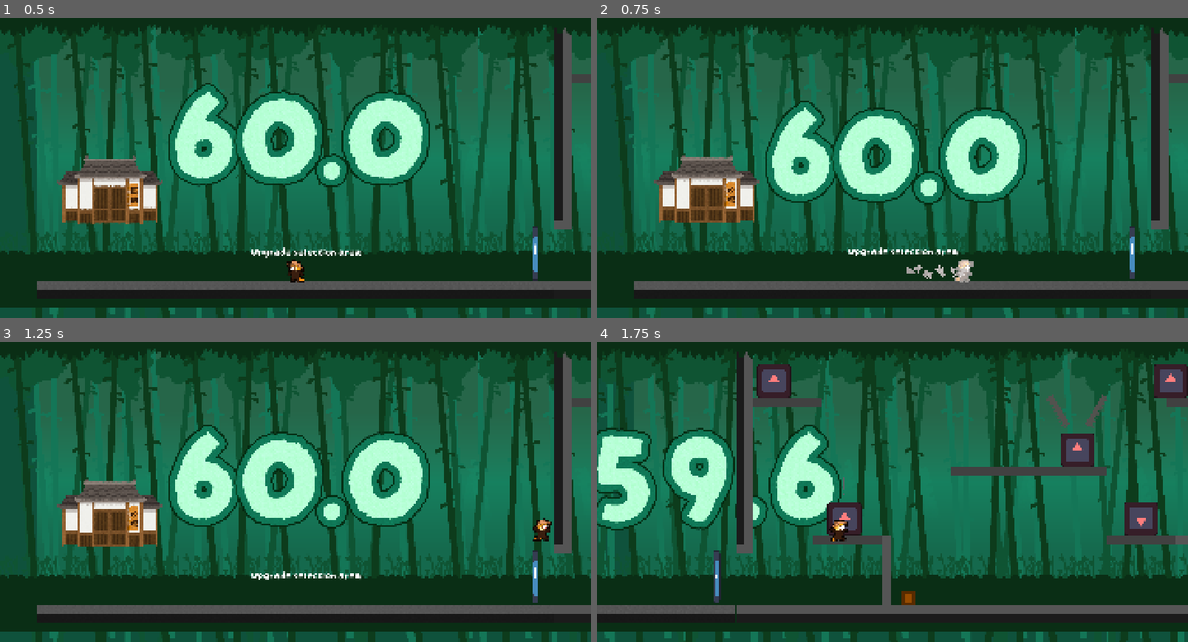
Above: before the commit, frames 1-4 (two rows, left to right).
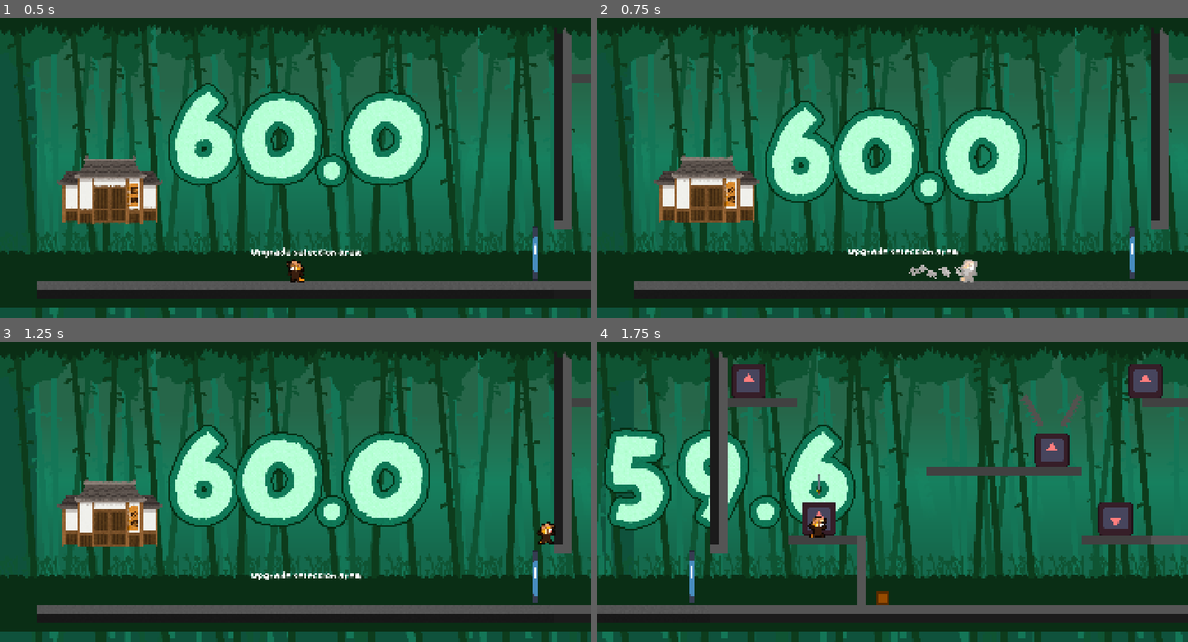
Above: after the commit, the same moments.

Repository: Tyrannicodin/GMTK-jam-2026
Game: Godot game, scene res://game/game.tscn
Same seed, same stepped clock (60 frames per second), same inputs: the game is played once before the commit and once after it. This scene is started directly instead of the project's main scene. The engine's default icon, where the game draws it, is replaced by a stand-in: a white triangle on a blue panel in a dark square.
Inputs (mouse positions are in pixels of both pictures, inside the frame that each line leads up to):
- Up to frame 1 (0.5 s): no input
- Up to frame 2 (0.75 s): move the mouse to (1022, 135) at 0.52 s; hold D (right) from 0.53 s (still down); tap C (dash) at 0.6 s; click (1022, 135) at 0.67 s
- Up to frame 3 (1.25 s): keep holding D (right); tap Space (jump) at 0.77 s
- Up to frame 4 (1.75 s): keep holding D (right); move the mouse to (774, 492) at 1.27 s; tap E (interact) at 1.35 s; tap Space (jump) at 1.52 s

Frame 1 is identical in both runs. In frame 2, 0.4% of the frame differs, in the area x 52-65%, y 80-89%; in frame 3, 0.2%; in frame 4, 35%, in the area x 0-100%, y 1-100%.

Commit message:
remove 1 frame delay

Diff:
--- a/game/player/input_buffer.gd
+++ b/game/player/input_buffer.gd
@@ -18,7 +18,7 @@
 
 var input_list: Array[ButtonInput] = []
 
-func _physics_process(_delta: float) -> void:
+func check_inputs() -> void:
 	for b in input_list:
 		b.frames_since += 1
 
--- a/game/player/player.gd
+++ b/game/player/player.gd
@@ -75,6 +75,8 @@
 	return -1
 
 func _physics_process(delta):
+	%InputBuffer.check_inputs()
+
 	dash_timer -= delta
 	jutsu_timer -= delta
 
